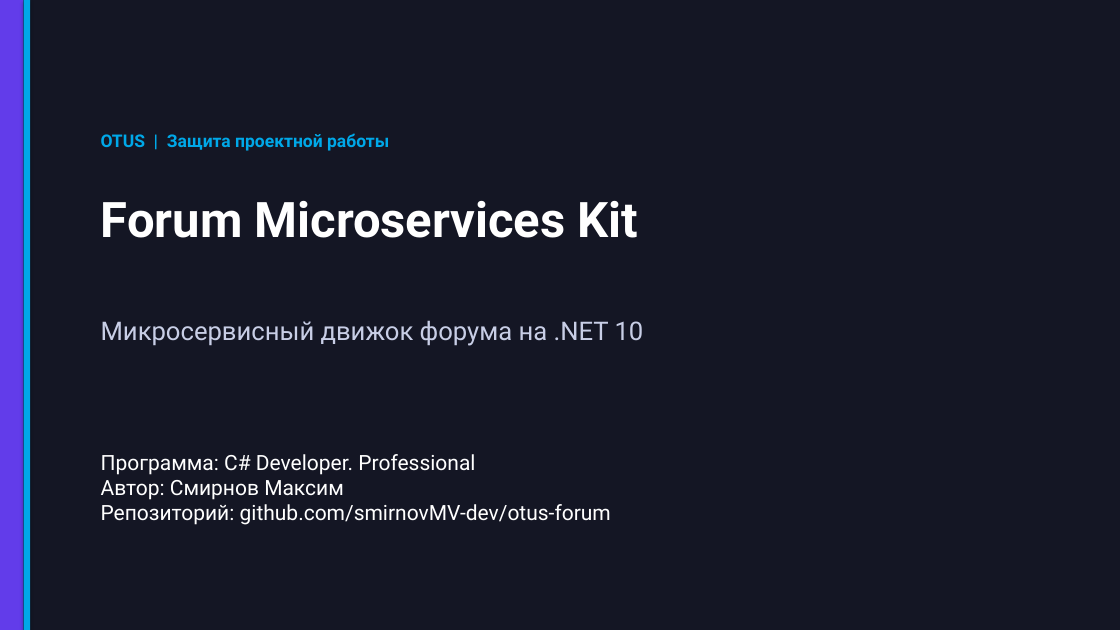
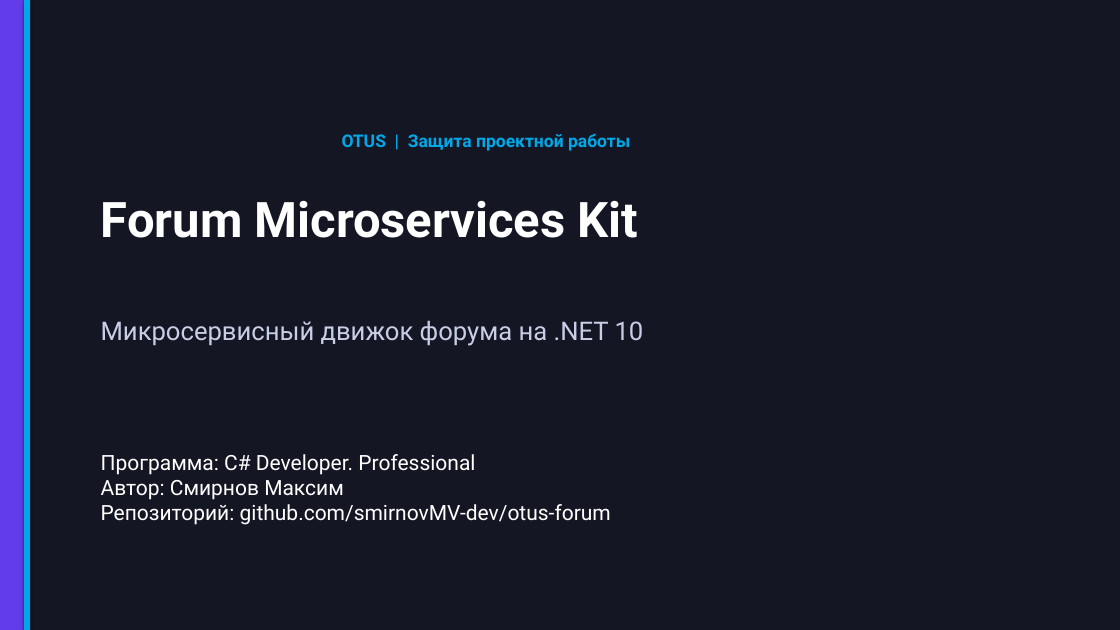
Before and after one commit to smirnovMV-dev/otus-forum, a slide deck: slide 2 of Workaround/Presentation/Forum_Microservices_Kit_Defense.pptx. Drawn at 1120x630 pixels with LibreOffice and Linux fonts; fonts in the diff are those of the drawing. Boxes give left, top, right and bottom in pixels: in the first picture for what was removed or moved away, otherwise in the second. Text is boxed around its words. In the diff, an @@ line names an element or a change of style, - is before the commit and + after.

```diff
--- a/Workaround/Presentation/Forum_Microservices_Kit_Defense.pptx
+++ b/Workaround/Presentation/Forum_Microservices_Kit_Defense.pptx
@@ text "OTUS | Защита проектной работы": place and size @@
-text "OTUS | Защита проектной работы" at (101, 133, 389, 151)
+text "OTUS | Защита проектной работы" at (342, 133, 630, 151)
```
Also in this commit, not shown: 13 other slides changed, 1 slide added, 2 slides removed.
